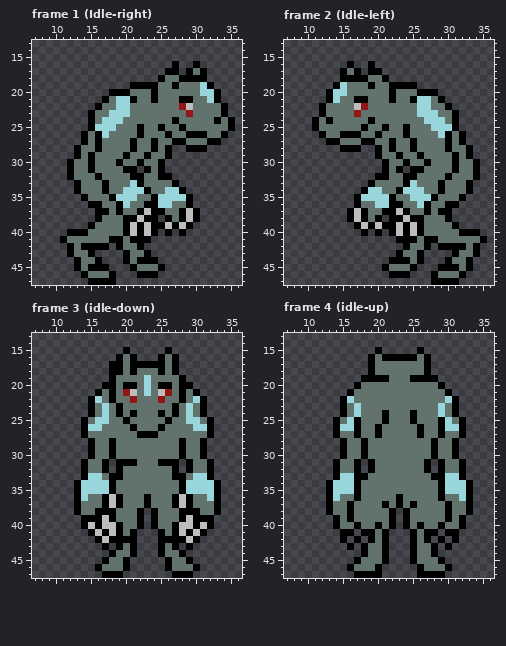
File history of a pixel-art file, party/pickman/spritesheet.aseprite. The picture above was drawn from the file before the commit.
47x48 pixels, 85 frames. Shown: frame 1 (Idle-right): x 7..36, y 13..47; frame 2 (Idle-left): x 7..36, y 13..47; frame 3 (idle-down): x 7..36, y 13..47; frame 4 (idle-up): x 7..36, y 13..47. The commit also changed other frames, which this record leaves out.
Now the later version:
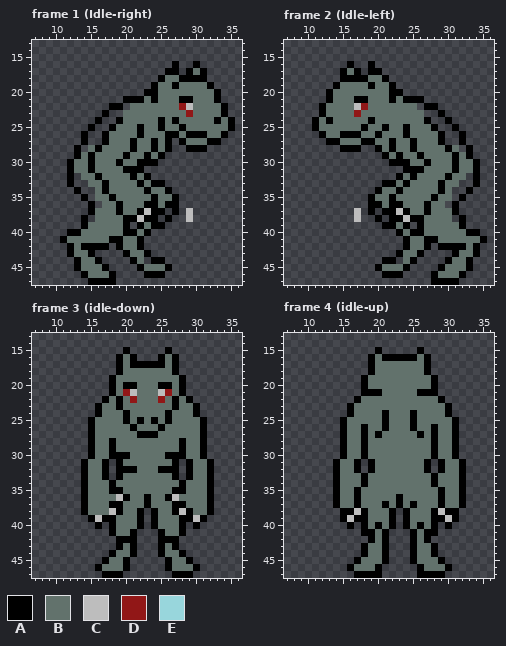
Palette (. is transparent): A #000000  B #62726c  C #bdbdbd  D #911717  E #98d6dc
Change:
Frame 1 (Idle-right), layer "Flattened":
y 19: x 21..23 AAA -> ...; x 31 E -> B
y 20: x 18..23 AAABBB -> .....A; x 31..32 EE -> BB
y 21: x 17..20 ABEE -> ...A; x 22 B -> A; x 32 E -> B
y 22: x 16..20 ABBEE -> ..AA.
y 23: x 15..20 ABBEEE -> ..A..B
y 24: x 15..19 ABEEE -> .A..A; x 25 B -> A
y 25: x 16..18 EEE -> ..A
y 26: x 15..17 BAE -> ..A; x 27 B -> A
y 27: x 15..17 BAB -> ..A; x 26..27 BA -> A.
y 28: x 14 B -> .
y 29: x 25..26 BA -> A.
y 30: x 23..25 BBA -> AA.
y 31: x 22..25 .ABA -> A...
y 32: x 13 B -> .; x 22..26 ABBAA -> BA...
y 33: x 12..14 .AB -> A..; x 21 E -> B; x 24..27 BBBA -> AA..
y 34: x 14..15 BB -> ..; x 20..22 EEE -> BBB; x 26..28 EEA -> A..
y 35: x 15 B -> .; x 19..21 EEE -> BBB; x 25..29 EEEEA -> BBA..
y 36: x 16 A -> .; x 20 E -> B; x 25..29 EEBBA -> BAA..
y 37: x 15..17 .AA -> ABB; x 26..28 BBA -> .A.; x 30 A -> .
y 38: x 14 . -> A; x 16 A -> B; x 27..28 BA -> ..; x 30 A -> .
y 39: x 14..15 .A -> AB; x 21 C -> .; x 23 C -> B; x 26..29 CACA -> ....
y 40: x 14 A -> B; x 21..24 CACA -> ABA.; x 26 A -> .; x 28 A -> .
y 41: x 21 A -> B; x 23 A -> .
y 44: x 20..23 ABAA -> .AB.; x 25 . -> A
y 45: x 15..16 AA -> BB; x 21..22 AB -> .A; x 25..26 A. -> BA
y 46: x 22 A -> .; x 25 . -> A
Frame 2 (Idle-left), layer "Flattened":
y 19: x 15 E -> B; x 23..25 AAA -> ...
y 20: x 14..15 EE -> BB; x 23..28 BBBAAA -> A.....
y 21: x 14 E -> B; x 24 B -> A; x 26..29 EEBA -> A...
y 22: x 26..30 EEBBA -> .AA..
y 23: x 26..31 EEEBBA -> B..A..
y 24: x 27..31 EEEBA -> A..A.
y 25: x 28..30 EEE -> A..
y 26: x 29..31 EAB -> A..
y 27: x 29..31 BAB -> A..
y 28: x 32 B -> .
y 29: x 20..21 AB -> .A
y 30: x 21..23 ABB -> .AA
y 31: x 21..24 ABA. -> ...A
y 32: x 20..24 AABBA -> ...AB; x 33 B -> .
y 33: x 19..22 ABBB -> ..AA; x 25 E -> B; x 32..34 BA. -> ..A
y 34: x 18..20 AEE -> ..A; x 24..26 EEE -> BBB; x 31..32 BB -> ..
y 35: x 17..21 AEEEE -> ..ABB; x 25..27 EEE -> BBB; x 31 B -> .
y 36: x 17..21 ABBEE -> ..AAB; x 26 E -> B; x 30 A -> .
y 37: x 16 A -> .; x 18..20 ABB -> .A.; x 29..31 AA. -> BBA
y 38: x 16 A -> .; x 18..19 AB -> ..; x 30 A -> B; x 32 . -> A
y 39: x 17..20 ACAC -> ....; x 23 C -> B; x 25 C -> .; x 31..32 A. -> BA
y 40: x 18 A -> .; x 20 A -> .; x 22..25 ACAC -> .ABA; x 32 A -> B
y 41: x 23 A -> .; x 25 A -> B
y 44: x 21 . -> A; x 23..26 AABA -> .BA.
y 45: x 20..21 .A -> AB; x 24..25 BA -> A.; x 30..31 AA -> BB
y 46: x 21 . -> A; x 24 A -> .
Frame 3 (idle-down), layer "Flattened":
y 17: x 18 A -> .
y 18: x 18 A -> .; x 21 A -> B; x 25 A -> B
y 19: x 23 E -> B
y 20: x 17 A -> .; x 23 E -> B; x 29 A -> .
y 21: x 16..17 AB -> ..; x 23 E -> B; x 29..30 BA -> ..
y 22: x 15..19 AEBAB -> ..ABA; x 27..31 BABEA -> ABA..
y 23: x 15..17 ABE -> .AB; x 29..31 EBA -> BA.
y 24: x 15..17 ABE -> .AB; x 19..21 ABA -> BAB; x 25..27 ABA -> BAB; x 29..31 EBA -> BA.
y 25: x 14..17 ABEE -> .ABB; x 22 B -> A; x 24 B -> A; x 29..32 EEBA -> BBA.
y 26: x 14..16 AEE -> .AB; x 30..32 EEA -> BA.
y 27: x 14..15 AB -> .A; x 31..32 BA -> A.
y 30: x 19..20 BB -> AA; x 26..27 BB -> AA
y 31: x 20..21 AA -> BB; x 25..26 AA -> BB
y 32: x 20..21 BB -> AA; x 25..26 BB -> AA
y 33: x 15..18 EEBA -> BBA.; x 28..31 ABEE -> .ABB
y 34: x 13..17 AEEEE -> .ABBB; x 29..33 EEEEA -> BBBA.
y 35: x 13..17 AEEEE -> .ABBB; x 19 B -> A; x 27 B -> A; x 29..33 EEEEA -> BBBA.
y 36: x 13..14 AE -> .A; x 17..20 ACAB -> BBCA; x 26..29 BACA -> ACBB; x 32..33 EA -> A.
y 37: x 13..14 AB -> .A; x 17..18 AC -> BA; x 28..29 CA -> AB; x 32..33 BA -> A.
y 38: x 13..14 AB -> .A; x 16..19 AAAB -> BBCA; x 27..28 BA -> AC; x 30 A -> B; x 32..33 BA -> A.
y 39: x 14 A -> .; x 16..17 AC -> CA; x 29..30 CA -> AC; x 32 A -> .
y 40: x 14..15 AC -> ..; x 17..19 CCA -> .AB; x 27..29 ACC -> BA.; x 31..32 CA -> ..
y 41: x 15..19 ACACA -> ...AB; x 27..31 ACACA -> BA...
y 42: x 16..18 ACA -> ...; x 28..30 ACA -> ...
y 43: x 17 A -> .; x 29 A -> .
Frame 4 (idle-up), layer "Flattened":
y 19: x 19..21 AAA -> BBB; x 25..27 AAA -> BBB
y 20: x 17..18 AB -> .A; x 28..29 BA -> A.
y 21: x 16..20 ABBBB -> ..AAA; x 26..30 BBBBA -> AAA..
y 22: x 15..17 AEB -> ..A; x 29..31 BEA -> A..
y 23..24: x 15..17 ABE -> .AB; x 29..31 EBA -> BA.
y 25: x 14..17 ABEA -> .ABB; x 29..32 AEBA -> BBA.
y 26: x 14..18 AEEAB -> .ABBA; x 20..21 AB -> BA; x 25..26 BA -> AB; x 28..32 BAEEA -> ABBA.
y 27: x 14..15 AB -> .A; x 17..18 AB -> BA; x 28..29 BA -> AB; x 31..32 BA -> A.
y 33: x 15..17 EEA -> BBB; x 29..31 AEE -> BBB
y 34: x 13..18 AEEEAB -> .ABBBA; x 28..33 BAEEEA -> ABBBA.
y 35: x 13..16 AEEE -> .ABB; x 30..33 EEEA -> BBA.
y 36: x 13..14 AE -> .A; x 32..33 EA -> A.
y 37: x 13..14 AB -> .A; x 16..17 AB -> BA; x 29..30 BA -> AB; x 32..33 BA -> A.
y 38: x 13..15 ABB -> ..A; x 17..18 BB -> CA; x 28..29 BB -> AC; x 31..33 BBA -> A..
y 39: x 14..18 ABABB -> .ACAA; x 28..32 BBABA -> AACA.
y 40: x 14..18 ABBAB -> ..A.A; x 28..32 BABBA -> A.A..
y 41: x 15..16 AA -> ..; x 30..31 AA -> ..
y 42: x 15 A -> .; x 17 A -> .; x 29 A -> .; x 31 A -> .
y 43: x 16 A -> .; x 30 A -> .
